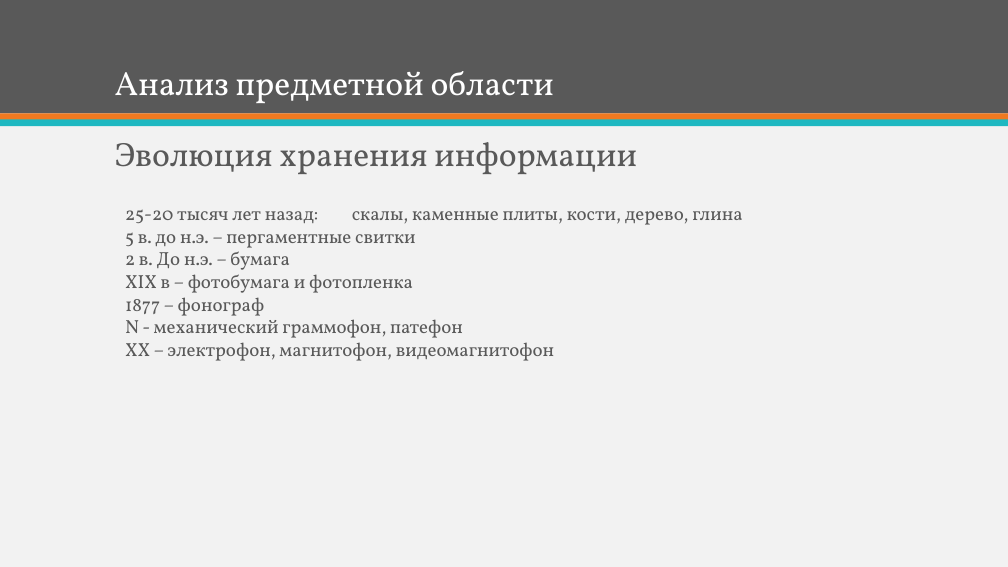
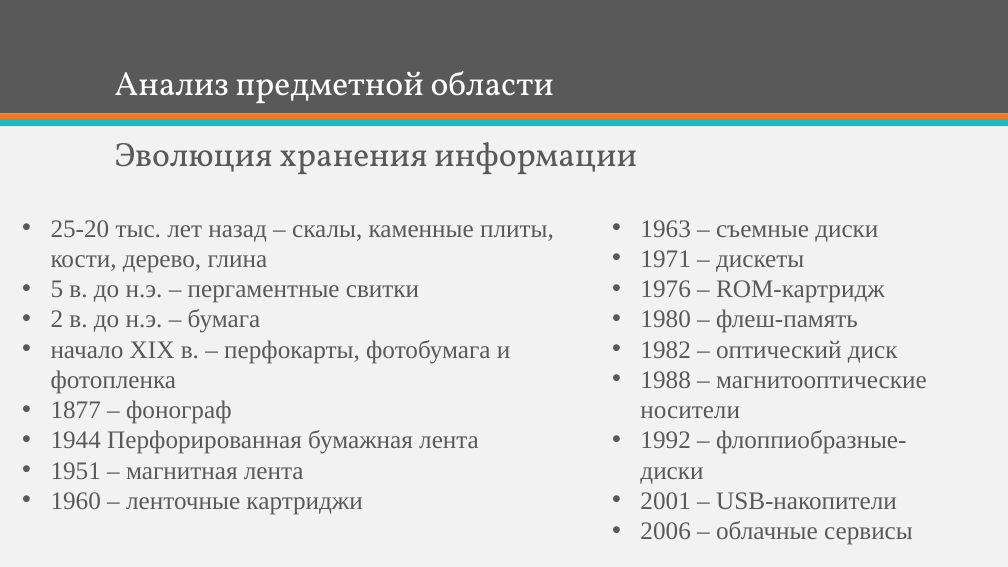
Before and after one commit to IvanKhAU525/Diploma, a slide deck: slide 3 of Presentation.pptx. Drawn at 1008x567 pixels with LibreOffice and Linux fonts; fonts in the diff are those of the drawing. Boxes give left, top, right and bottom in pixels: in the first picture for what was removed or moved away, otherwise in the second. Text is boxed around its words. In the diff, an @@ line names an element or a change of style, - is before the commit and + after.

Commit message:
pptx ch_1

```diff
--- a/Presentation.pptx
+++ b/Presentation.pptx
@@ text "25-20 тыс. лет назад – ..." moved from (x1=125, y1=210, x2=742, y2=361) to (x1=51, y1=220, x2=554, y2=515) @@
@@ text at (x1=51, y1=220, x2=554, y2=273): text changed; size 18 to 24 pt; font Vollkorn to Times New Roman @@
-25-20 тысяч лет назад: скалы, каменные плиты, кости, дерево, глина
+• 25-20 тыс. лет назад – скалы, каменные плиты, кости, дерево, глина
@@ text added at (x1=640, y1=220, x2=927, y2=545), 24 pt, text #595959 @@
+• 1963 – съемные диски
+• 1971 – дискеты
+• 1976 – ROM-картридж
+• 1980 – флеш-память
+• 1982 – оптический диск
+• 1988 – магнитооптические носители
+• 1992 – флоппиобразные-диски
+• 2001 – USB-накопители
+• 2006 – облачные сервисы
@@ text at (x1=51, y1=280, x2=419, y2=424): size 18 to 24 pt, font Vollkorn to Times New Roman in "5 в. до н.э. – пергаментные свитки", "1877 – фонограф"; bullet none to • @@
@@ text at (x1=51, y1=309, x2=510, y2=394): text changed; size 18 to 24 pt; font Vollkorn to Times New Roman @@
-2 в. До н.э. – бумага
-XIX в – фотобумага и фотопленка
+• 2 в. до н.э. – бумага
+• начало XIX в. – перфокарты, фотобумага и фотопленка
@@ text at (x1=51, y1=430, x2=479, y2=515): text changed; size 18 to 24 pt; font Vollkorn to Times New Roman @@
-N - механический граммофон, патефон
-XX – электрофон, магнитофон, видеомагнитофон
+• 1944 Перфорированная бумажная лента
+• 1951 – магнитная лента
+• 1960 – ленточные картриджи
```
Also in this commit, not shown: 1 other slide changed.
